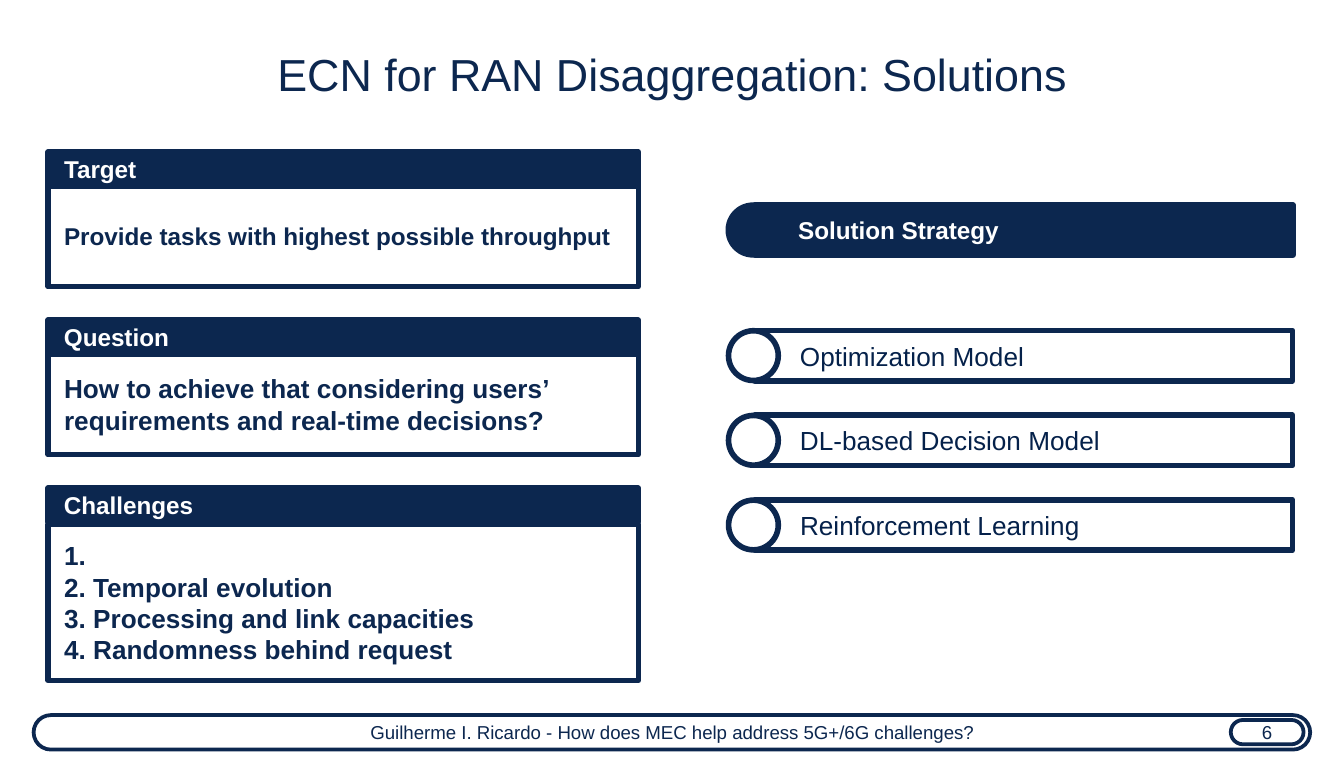
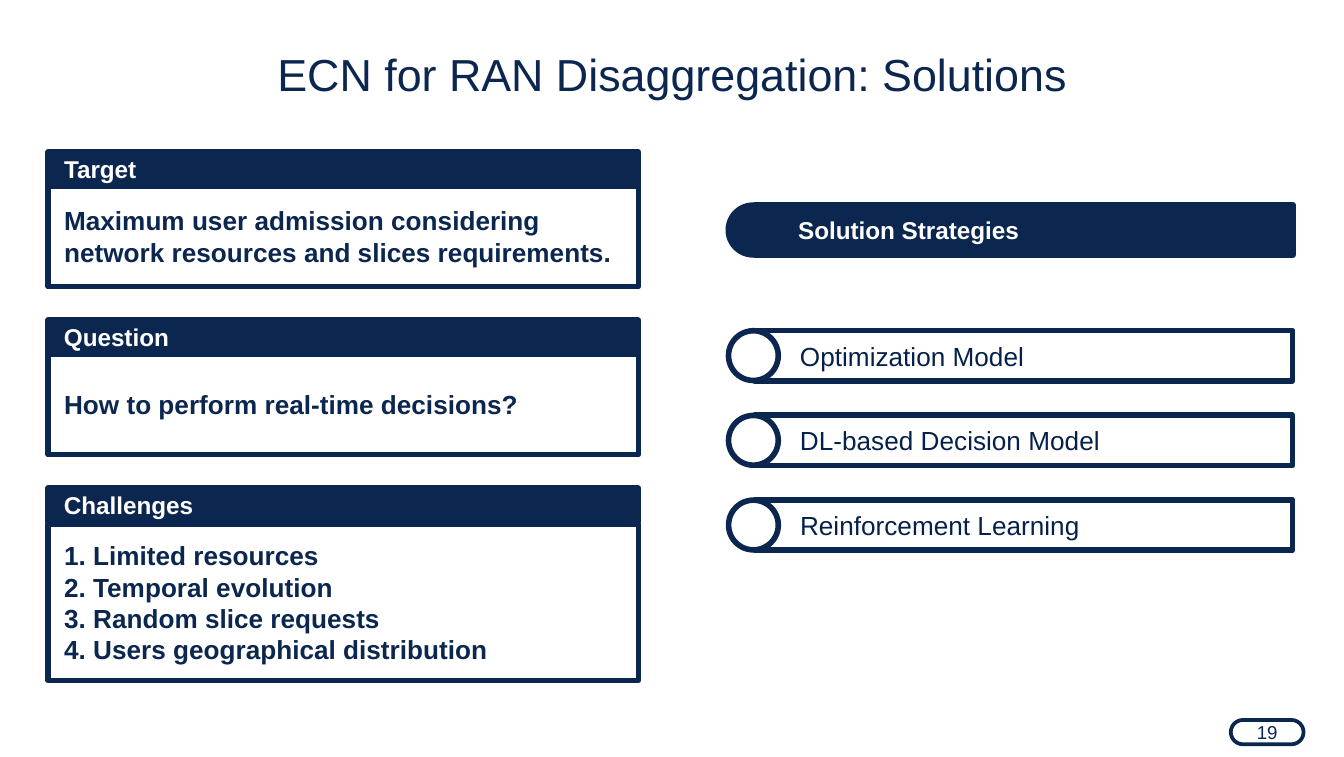
Before and after one commit to guilhermeir/mcf, a slide deck: slide 20 of ensea_background.odp (slide 21 before the commit). Drawn at 1344x757 pixels with LibreOffice and Linux fonts; fonts in the diff are those of the drawing. Boxes give left, top, right and bottom in pixels: in the first picture for what was removed or moved away, otherwise in the second. Text is boxed around its words. In the diff, an @@ line names an element or a change of style, - is before the commit and + after.

```diff
--- a/ensea_background.odp
+++ b/ensea_background.odp
@@ text in rectangle at [64,211,611,268]: text changed; size 13 to 14 pt @@
-Provide tasks with highest possible throughput
+Maximum user admission considering network resources and slices requirements.
@@ text in rectangle at [798,221,1019,244]: text changed @@
-Solution Strategy
+Solution Strategies
@@ text in rectangle at [64,395,518,420]: text changed @@
-How to achieve that considering users’ requirements and real-time decisions?
+How to perform real-time decisions?
@@ text in rectangle at [64,546,318,566]: text changed @@
-1.
+1. Limited resources
@@ text in rectangle at [64,609,487,665]: text changed @@
-3. Processing and link capacities
-4. Randomness behind request
+3. Random slice requests
+4. Users geographical distribution
@@ rounded rectangle removed at [34,715,1310,750] @@
-Guilherme I. Ricardo - How does MEC help address 5G+/6G challenges?
@@ text in rounded rectangle at [1257,726,1278,744]: text changed @@
-6
+19
```
Also in this commit, not shown: 17 other slides changed, 1 slide added, 4 slides removed, 5 other files.
